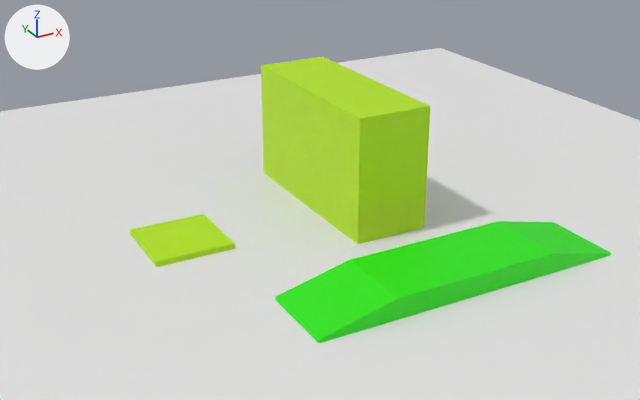
A saved change to the glTF model assets/map/map.glb.
Camera for both pictures: a 50 mm camera at (-8.76, -16.99, 9.85) aimed at (0.89, 0.55, 1.08). The lights are fixed; the arrows at upper left show +X, +Y and +Z. Vertices at the same position are counted once.
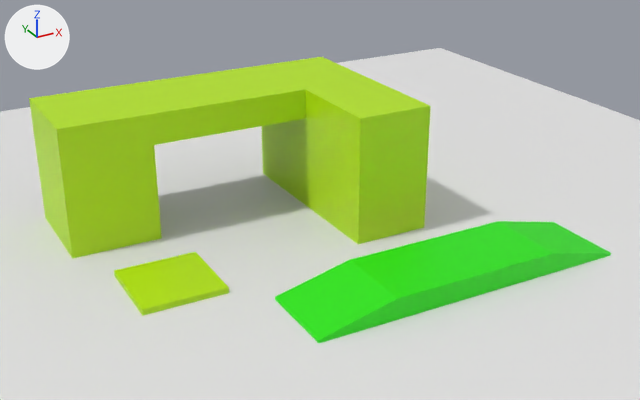
The newer file is also turned or shifted as a whole; pictures and numbers use the older file's frame.

Diff of the bpy script that builds the scene:
```diff
--- a/assets/map/map.glb.py
+++ b/assets/map/map.glb.py
@@ me_cube_003 @@
 # used by ob_cube_003; location = (2.57, 0.86, 1.0)
-me_cube_003.from_pydata(...)  # 8 vertices, 12 faces; spans x -1.0..1.0, y -1.0..4.4, z -1.0..2.27
+me_cube_003.from_pydata(...)  # 24 vertices, 44 faces; spans x -7.41..1.01, y -1.01..4.41, z -1.0..2.27
+# me_cube_003 part 1: the whole mesh is rebuilt
 me_cube_003.materials.append(mat_material_003)
@@ ob_cube_001 @@
 ob_cube_001 = bpy.data.objects.new('Cube.001', me_cube_001)
-ob_cube_001.location = (-2.2, 2.11, 1.0)
+ob_cube_001.location = (-3.2, 0.16, 1.0)
```

Boxes (x1, y1, x2, y2) around the edits, measured in the pictures (640 x 400 px):
'Cube.003', reshaped (137% wider, 7% taller): before (261, 57, 430, 244); after (29, 57, 431, 258)
'Cube.001', moved: before (130, 214, 235, 267); after (114, 252, 229, 316)
